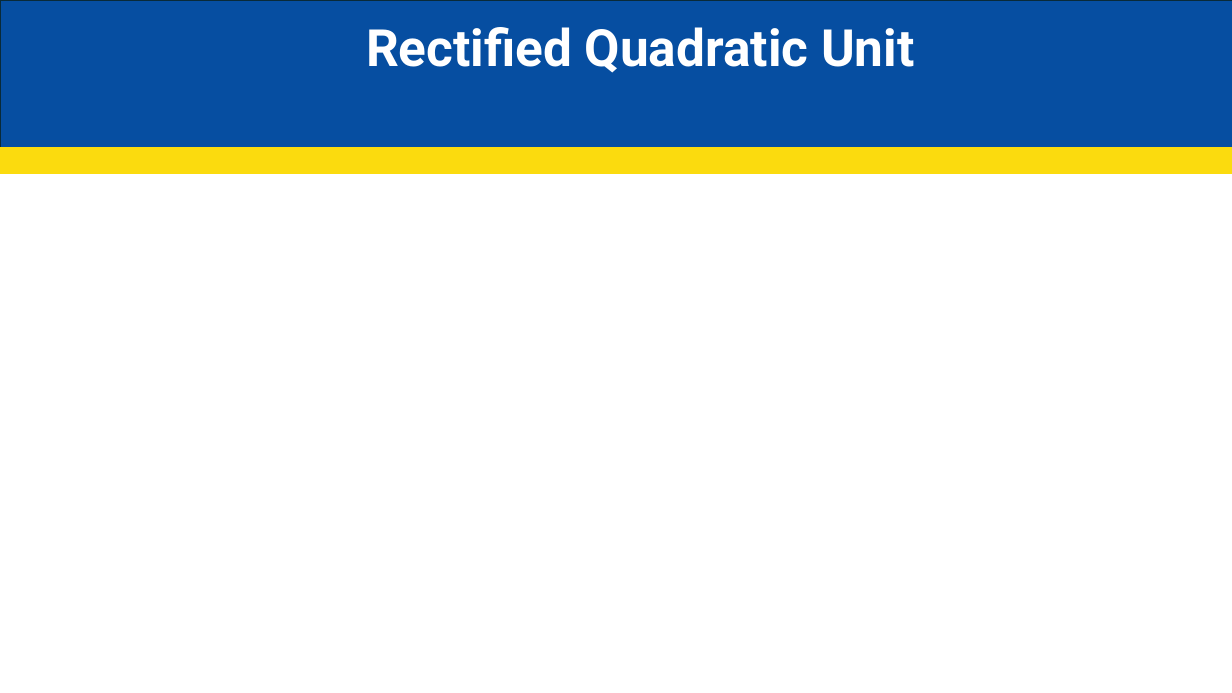
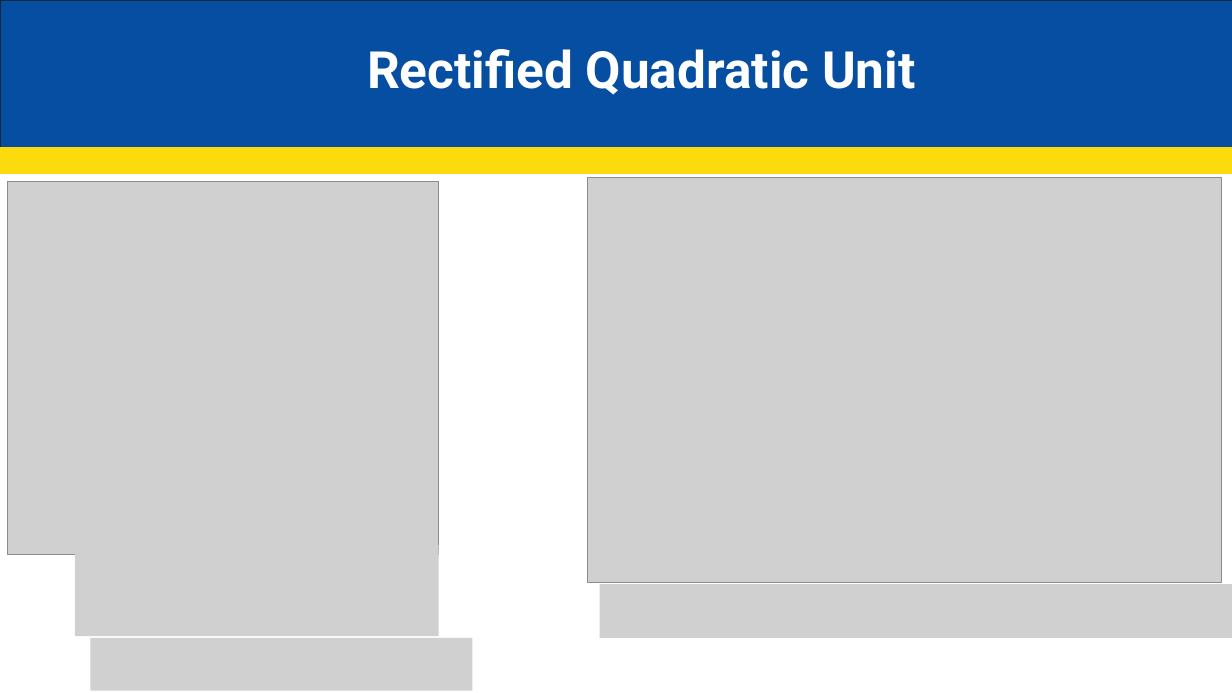
Before and after one commit to JakeCisc210/Candidacy, a slide deck: slide 11 of Reading Course/Presentations/Game Theory Eleven.pptx. Drawn at 1232x693 pixels with LibreOffice and Linux fonts; fonts in the diff are those of the drawing; grey boxes stand for pictures. Boxes give left, top, right and bottom in pixels: in the first picture for what was removed or moved away, otherwise in the second. Text is boxed around its words. In the diff, an @@ line names an element or a change of style, - is before the commit and + after.

```diff
--- a/Reading Course/Presentations/Game Theory Eleven.pptx
+++ b/Reading Course/Presentations/Game Theory Eleven.pptx
@@ text "Rectified Quadratic Unit": place and size @@
-text "Rectified Quadratic Unit" at [366, 27, 914, 73]
+text "Rectified Quadratic Unit" at [367, 49, 915, 95]
@@ picture added at [588, 177, 1222, 583] @@
@@ picture added at [7, 181, 439, 555] @@
@@ picture added at [75, 545, 439, 637] @@
@@ picture added at [600, 584, 1232, 638] @@
@@ picture added at [91, 638, 472, 690] @@
```
Also in this commit, not shown: 1 other slide changed, 11 slides added, 5 other files.
